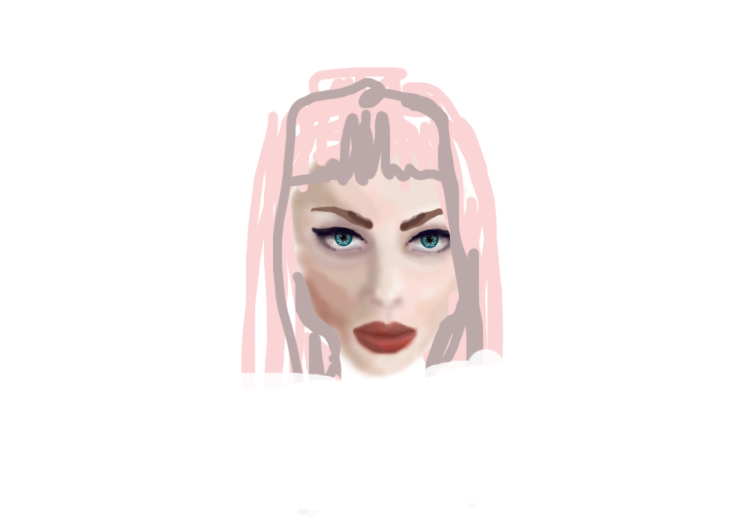
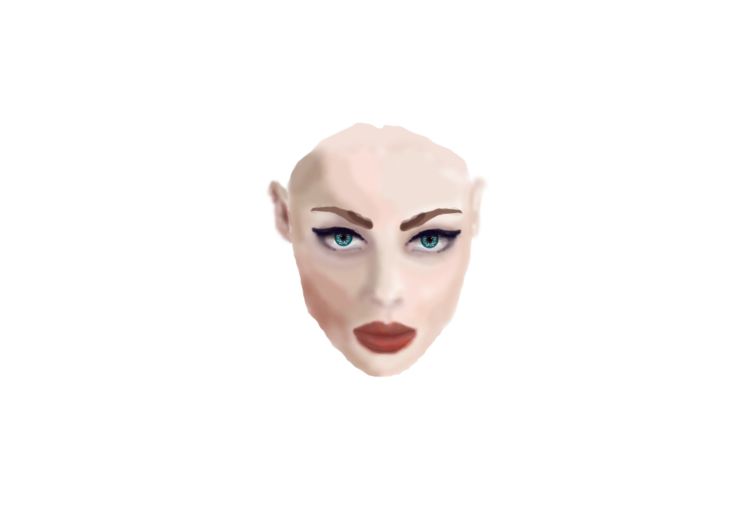
Before/after of a 750px x 531px layered artwork. What changed in the layer stack:
hid "волосы" over [240, 66, 504, 517]
painted on "кожа" over [284, 116, 477, 383]
added layer "уши" above "Слой 2" over [264, 173, 491, 246]
